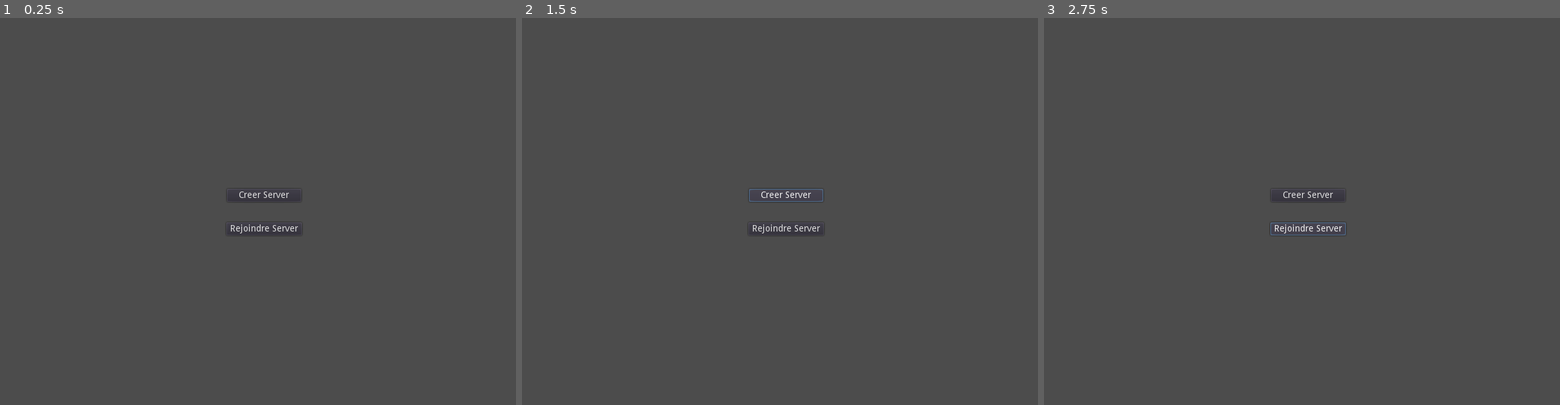
Above: before the commit, frames 1-3 (left to right).
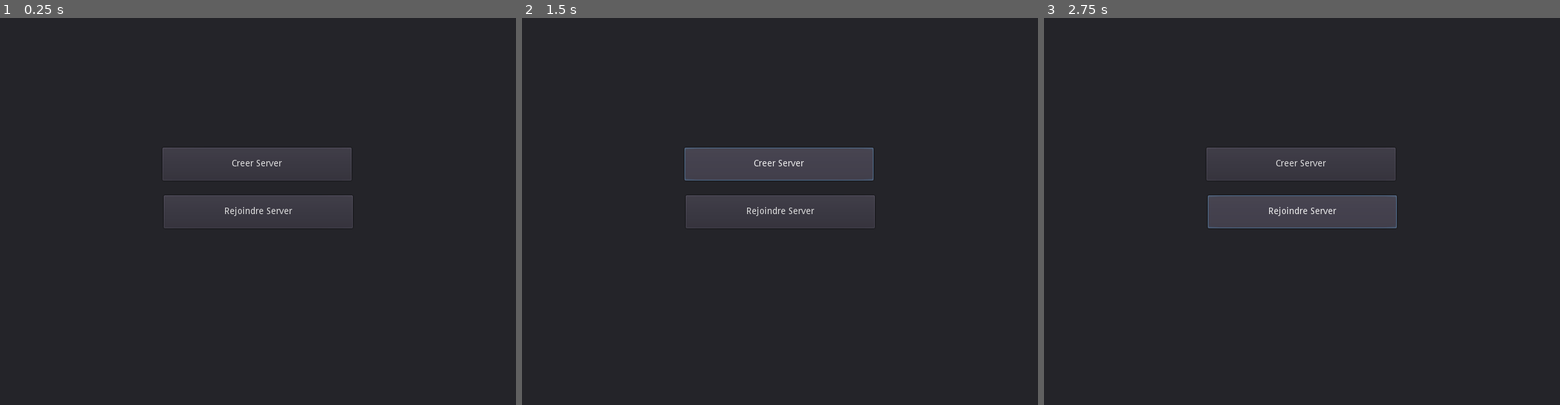
Above: after the commit, the same moments.

Repository: Skitak/Hive-Mind
Game: Godot game, scene res://Server.tscn
Two runs of this game, one before a commit and one after it. Both use one fixed random seed, a clock stepped at 60 frames per second and the inputs below.
Inputs:
- Up to frame 1 (0.25 s): no input
- Up to frame 2 (1.5 s): tap Enter at 0.5 s; click "Creer Server" at 1.25 s
- Up to frame 3 (2.75 s): click "Rejoindre Server" at 2 s

The runs differ from the first frame. In frame 1, 94% of the frame differs, in the area x 0-100%, y 0-100%; in frame 2, 94%; in frame 3, 94%.
Error before the commit: Parse Error: The identifier "SERVER_PORT" isn't declared in the current scope.

Commit message:
gitignore added

Diff:
--- a/Server.tscn
+++ b/Server.tscn
@@ -1,35 +1,11 @@
-[gd_scene load_steps=2 format=2]
+[gd_scene format=2]
 
-[sub_resource type="GDScript" id=1]
-
-script/source = "extends Button
-
-# class member variables go here, for example:
-# var a = 2
-# var b = \"textvar\"
-
-func _ready():
-	var peer = NetworkedMultiplayerENet.new()
-	peer.create_server(SERVER_PORT, MAX_PLAYERS)
-	get_tree().set_network_peer(peer)
-	pass
-
-#func _process(delta):
-#	# Called every frame. Delta is time since last frame.
-#	# Update game logic here.
-#	pass
-"
-
-[node name="Control" type="Control" index="0"]
+[node name="Control" type="Panel" index="0"]
 
 anchor_left = 0.0
 anchor_top = 0.0
-anchor_right = 0.0
-anchor_bottom = 0.0
-margin_left = 255.0
-margin_top = 235.0
-margin_right = 669.0
-margin_bottom = 506.0
+anchor_right = 1.0
+anchor_bottom = 1.0
 rect_pivot_offset = Vector2( 0, 0 )
 rect_clip_content = false
 mouse_filter = 0
@@ -39,14 +15,14 @@
 
 [node name="Creer" type="Button" parent="." index="0"]
 
-anchor_left = 0.0
-anchor_top = 0.0
-anchor_right = 0.0
-anchor_bottom = 0.0
-margin_left = 97.0
-margin_top = 30.0
-margin_right = 212.0
-margin_bottom = 50.0
+anchor_left = 0.5
+anchor_top = 0.5
+anchor_right = 0.5
+anchor_bottom = 0.5
+margin_left = -148.0
+margin_top = -99.0
+margin_right = 145.0
+margin_bottom = -48.0
 rect_pivot_offset = Vector2( 0, 0 )
 rect_clip_content = false
 focus_mode = 2
@@ -55,24 +31,25 @@
 size_flags_horizontal = 1
 size_flags_vertical = 1
 toggle_mode = false
+action_mode = 0
 enabled_focus_mode = 2
 shortcut = null
 group = null
 text = "Creer Server"
 flat = false
 align = 1
-script = SubResource( 1 )
+_sections_unfolded = [ "Rect" ]
 
 [node name="Rejoindre" type="Button" parent="." index="1"]
 
-anchor_left = 0.0
-anchor_top = 0.0
-anchor_right = 0.0
-anchor_bottom = 0.0
-margin_left = 96.0
-margin_top = 82.0
-margin_right = 213.0
-margin_bottom = 102.0
+anchor_left = 0.5
+anchor_top = 0.5
+anchor_right = 0.5
+anchor_bottom = 0.5
+margin_left = -146.5
+margin_top = -25.5
+margin_right = 146.5
+margin_bottom = 25.5
 rect_pivot_offset = Vector2( 0, 0 )
 rect_clip_content = false
 focus_mode = 2
@@ -87,3 +64,4 @@
 text = "Rejoindre Server"
 flat = false
 align = 1
+_sections_unfolded = [ "Rect" ]
Not shown, added: .gitignore
